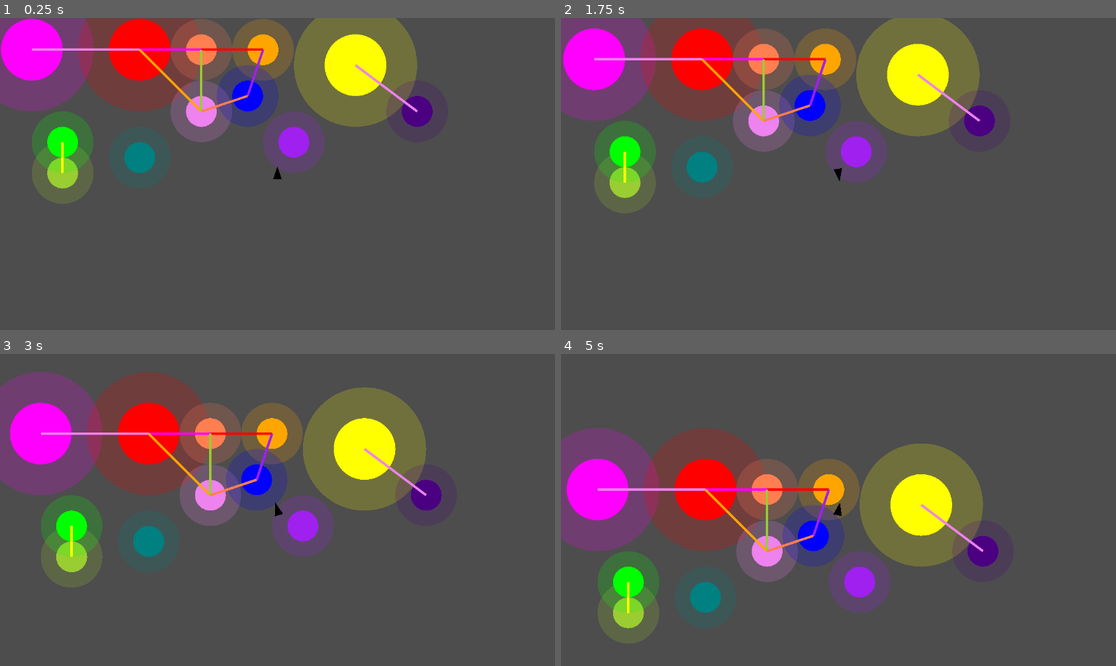
Above: before the commit, frames 1-4 (two rows, left to right).
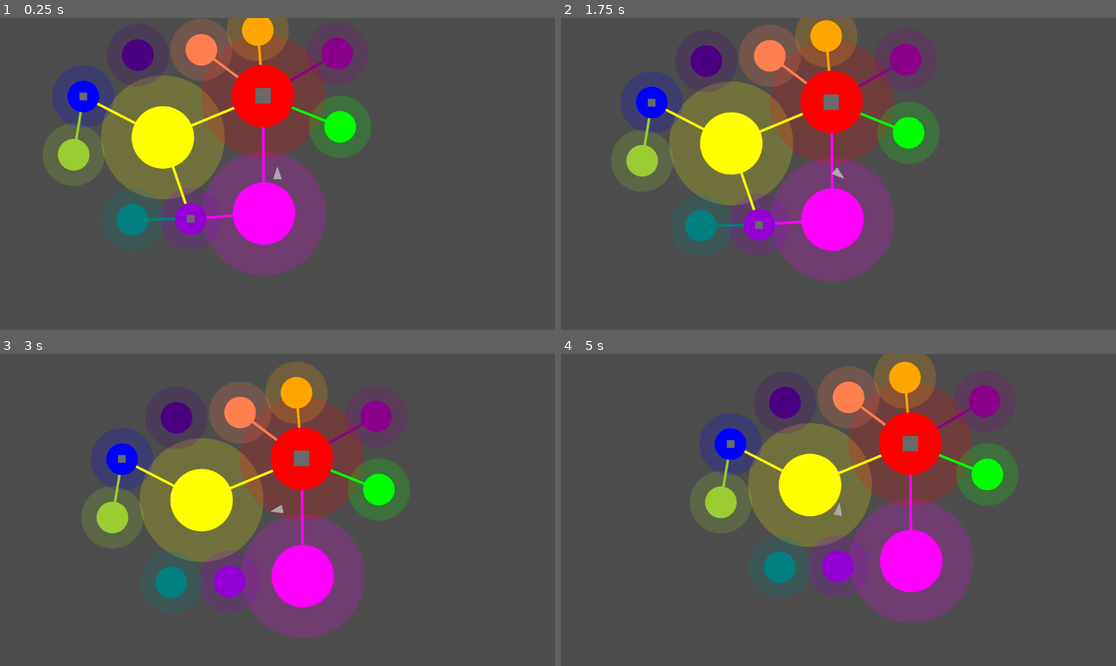
Above: after the commit, the same moments.

Repository: mchannell/harmonices-mundi
Game: Godot game, scene res://test_level.tscn
Same seed, same stepped clock (60 frames per second), same inputs: the game is played once before the commit and once after it.
Inputs:
- Up to frame 1 (0.25 s): no input
- Up to frame 2 (1.75 s): tap Enter at 0.5 s; hold Right (turn_right) 0.53-1.28 s; hold Keypad 1 (a) 0.53-1.28 s; tap Keypad 3 (b) at 0.8, 1.35 s; hold S (move_back) from 1.28 s (still down); tap Keypad 4 (c) at 1.55 s
- Up to frame 3 (3 s): release S (move_back) at 2.03 s; hold Right (turn_right) 2.03-2.78 s; hold Keypad 4 (c) 2.03-2.78 s; tap Keypad 6 (d) at 2.3, 2.85 s; hold W (move_forward) from 2.78 s (still down)
- Up to frame 4 (5 s): tap Keypad 8 (e) at 3.05 s; release W (move_forward) at 3.53 s; hold Keypad 8 (e) 3.53-4.28 s; hold Left (turn_left) from 3.53 s (still down); tap Keypad 7 (eb) at 3.8, 4.35 s; tap Keypad 9 (f) at 4.55 s

The runs differ from the first frame. In frame 1, 42% of the frame differs, in the area x 0-78%, y 0-83%; in frame 2, 43%; in frame 3, 45%, in the area x 0-80%, y 2-92%; in frame 4, 44%.

Commit message:
changed strings so that first parent determines if active and second determines pitch

Diff:
--- a/planet.gd
+++ b/planet.gd
@@ -3,16 +3,59 @@
 @export var radius: int
 @export var atmosphere_radius: int
 @export var root: Types.Pitch
+@export var is_active: bool
+@export var activation_sequence: Array[Types.Pitch]
+var activation_sequence_index: int = 0
+var planet_container
+var atmosphere_container
+var rect_container
 
 func _draw() -> void:
-	global_position = global_position.snapped(Vector2(32,32))
+	#global_position = global_position.snapped(Vector2(32,32))
+	z_index = 1
+	atmosphere_container = Node2D.new()
+	atmosphere_container.z_index = -1
+	planet_container = Node2D.new()
+	#planet_container.z_index = 1
 	var atmosphere_color = Types.pitch_to_color(root)
 	atmosphere_color.a = .2
-	draw_circle(Vector2.ZERO, atmosphere_radius, atmosphere_color)
-	draw_circle(Vector2(0,0), radius, Types.pitch_to_color(root))
+	#draw_circle(Vector2.ZERO, atmosphere_radius, atmosphere_color, true, -1.0, true)
+	draw_circle(Vector2.ZERO, radius, Types.pitch_to_color(root), true, -1.0, true)
+	planet_container.draw.connect(_draw_circle.bind(planet_container, Types.pitch_to_color(root), radius))
+	atmosphere_container.draw.connect(_draw_circle.bind(atmosphere_container, atmosphere_color, atmosphere_radius))
+	add_child(planet_container)
+	add_child(atmosphere_container)
 	get_node("StaticBody2D").get_node("CollisionShape2D").shape = CircleShape2D.new()
 	get_node("StaticBody2D").get_node("CollisionShape2D").shape.radius = radius
+	var rect = Rect2(-Vector2(radius/4, radius/4), Vector2(radius/2,radius/2))
+	rect_container = Node2D.new()
+	rect_container.draw.connect(_draw_rect.bind(rect_container, rect, Color.DIM_GRAY))
+	#rect_container.z_index = 2
+	add_child(rect_container)
 
 func _ready() -> void:
-	global_position = global_position.snapped(Vector2(32,32))
+	#global_position = global_position.snapped(Vector2(32,32))
 	add_to_group("Planets")
+
+func _draw_circle(node: Node2D, color: Color, radius: int) -> void:
+	node.draw_circle(Vector2.ZERO, radius, color, true, -1.0, true)
+
+func _draw_rect(node: Node2D, rect: Rect2, color: Color) -> void:
+	if is_active:
+		node.draw_rect(rect, color)
+
+func respond_to_sound(pitch: Types.Pitch) -> void:
+	if activation_sequence_index < activation_sequence.size() and activation_sequence[activation_sequence_index] != pitch:
+		activation_sequence_index = 0
+		return
+	if activation_sequence_index == activation_sequence.size() - 1:
+		is_active = !is_active
+		activation_sequence_index = 0
+		planet_container.queue_free()
+		atmosphere_container.queue_free()
+		rect_container.queue_free()
+		queue_redraw()
+		return
+	if activation_sequence_index < activation_sequence.size():
+		activation_sequence_index += 1
+		return
--- a/planet.tscn
+++ b/planet.tscn
@@ -3,10 +3,13 @@
 [ext_resource type="Script" uid="uid://ll3loo6416bg" path="res://planet.gd" id="1_1odxm"]
 
 [sub_resource type="CircleShape2D" id="CircleShape2D_1odxm"]
-radius = 32.0
+radius = 0.0
 
 [node name="Planet" type="Node2D"]
+z_index = 1
 script = ExtResource("1_1odxm")
+is_active = null
+activation_sequence = null
 
 [node name="StaticBody2D" type="StaticBody2D" parent="."]
 
--- a/shared_components.gd
+++ b/shared_components.gd
@@ -5,17 +5,17 @@
 
 func _ready():
 	audio_stream_player = get_node("AudioStreamPlayer")
-	stream_array.append(load("res://Sounds/Af_pure.wav"))
+	stream_array.append(load("res://Sounds/Ab_pure.wav"))
 	stream_array.append(load("res://Sounds/A_pure.wav"))
-	stream_array.append(load("res://Sounds/Bf_pure.wav"))
+	stream_array.append(load("res://Sounds/Bb_pure.wav"))
 	stream_array.append(load("res://Sounds/B_pure.wav"))
 	stream_array.append(load("res://Sounds/C_pure.wav"))
-	stream_array.append(load("res://Sounds/Df_pure.wav"))
+	stream_array.append(load("res://Sounds/Db_pure.wav"))
 	stream_array.append(load("res://Sounds/D_pure.wav"))
-	stream_array.append(load("res://Sounds/Ef_pure.wav"))
+	stream_array.append(load("res://Sounds/Eb_pure.wav"))
 	stream_array.append(load("res://Sounds/E_pure.wav"))
 	stream_array.append(load("res://Sounds/F_pure.wav"))
-	stream_array.append(load("res://Sounds/Gf_pure.wav"))
+	stream_array.append(load("res://Sounds/Gb_pure.wav"))
 	stream_array.append(load("res://Sounds/G_pure.wav"))
 
 func _input(event: InputEvent) -> void:
--- a/ship.gd
+++ b/ship.gd
@@ -2,14 +2,15 @@
 
 const ACCELERATION = 500
 const MAX_SPEED = 10000
-const TURN_SPEED = 4
+const TURN_SPEED = 3
 
 func _ready() -> void:
+	z_index = 1
 	add_to_group("Ship")
 
 func _draw() -> void:
 	var triangle: PackedVector2Array = PackedVector2Array([Vector2(0,-16),Vector2(9,11),Vector2(-9,11)])
-	draw_colored_polygon(triangle, Color.BLACK)
+	draw_colored_polygon(triangle, Color.DARK_GRAY)
 	get_node("CollisionPolygon2D").polygon = triangle
 
 func _process(delta: float) -> void:
--- a/string.gd
+++ b/string.gd
@@ -16,13 +16,14 @@
 	area.body_entered.connect(_on_area_2d_body_entered)
 
 func _draw() -> void:
-	draw_line(planet1.position, planet2.position, Types.pitch_to_color(root), 5)
+	draw_line(planet1.position, planet2.position, Types.pitch_to_color(root), 4, true)
 
 func _process(delta: float) -> void:
 	pass
 
-
 func _on_area_2d_body_entered(body: Node2D) -> void:
-	print_debug("yes")
 	if body.is_in_group("Ship"):
 		get_parent().get_node("SharedComponents").play_pitch(root)
+		play_sound.emit(self)
+
+signal play_sound(music_string: MusicString)
--- a/string_orchestrator.gd
+++ b/string_orchestrator.gd
@@ -8,17 +8,48 @@
 	planets = get_tree().get_nodes_in_group("Planets")
 	#string_scene = preload("res://string.tscn")
 	for i in planets.size():
-		for j in range(i+1,planets.size()):
-			if planets[j].atmosphere_radius + planets[i].atmosphere_radius >= planets[i].position.distance_to(planets[j].position):
-				create_string(planets[i],planets[j])
+		print_debug(i)
+		if planets[i].is_active:
+			print_debug("cool")
+			for j in planets.size():
+				if i != j and planets[j].atmosphere_radius + planets[i].atmosphere_radius >= planets[i].position.distance_to(planets[j].position):
+					create_string(planets[i],planets[j])
+		#for j in range(i+1,planets.size()):
+			#if planets[j].atmosphere_radius + planets[i].atmosphere_radius >= planets[i].position.distance_to(planets[j].position):
+				#create_string(planets[i],planets[j])
 
 func create_string(planet1, planet2) -> void:
+	#if planet2.radius > planet1.radius:
+		#var temp_planet = planet1
+		#planet1 = planet2
+		#planet2 = temp_planet
 	var new_string = MusicString.new()
-	print_debug(planet1.root)
-	print_debug(planet2.root)
-	print_debug(((2*planet1.root - planet2.root + 12) % 12))
-	new_string.root = (2*planet1.root - planet2.root + 12) % 12
-	print_debug("here good ", new_string.root)
+	new_string.play_sound.connect(ping_planets.bind())
+	#print_debug(planet1.root)
+	#print_debug(planet2.root)
+	#print_debug(((2*planet1.root - planet2.root + 12) % 12))
+	#new_string.root = floor((planet1.root + planet2.root) / 2)
+	#new_string.root = (2*planet1.root - planet2.root + 12) % 12
+	#print_debug("here good ", new_string.root)
+	new_string.root = planet2.root
 	new_string.planet1 = planet1
 	new_string.planet2 = planet2
+	strings.append(new_string)
 	get_parent().add_child.call_deferred(new_string)
+
+func ping_planets(music_string: MusicString):
+	for planet in planets:
+		var is_active_temp = planet.is_active
+		planet.respond_to_sound(music_string.root)
+		if planet.is_active != is_active_temp:
+			var strings_temp = strings.duplicate()
+			if !planet.is_active:
+				for m_str in strings_temp:
+					if m_str.planet1 == planet:
+						strings.erase(m_str)
+						m_str.queue_free()
+			else:
+				for planet2 in planets:
+					if planet2 != planet and planet2.atmosphere_radius + planet.atmosphere_radius >= planet.position.distance_to(planet2.position):
+						create_string(planet,planet2)
+	pass
--- a/test_level.tscn
+++ b/test_level.tscn
@@ -8,75 +8,90 @@
 [node name="Node2D" type="Node2D"]
 
 [node name="Planet" parent="." instance=ExtResource("2_1c2mv")]
-position = Vector2(736, 96)
+position = Vector2(336, 246)
 radius = 64
 atmosphere_radius = 128
 root = 4
+activation_sequence = Array[int]([5])
 
 [node name="Planet2" parent="." instance=ExtResource("2_1c2mv")]
-position = Vector2(64, 64)
+position = Vector2(546, 404)
 radius = 64
 atmosphere_radius = 128
+activation_sequence = Array[int]([8])
 
 [node name="Planet3" parent="." instance=ExtResource("2_1c2mv")]
-position = Vector2(288, 64)
+position = Vector2(544, 160)
 radius = 64
 atmosphere_radius = 128
 root = 1
+is_active = true
+activation_sequence = Array[int]([4])
 
 [node name="Planet4" parent="." instance=ExtResource("2_1c2mv")]
 position = Vector2(416, 64)
 radius = 32
 atmosphere_radius = 64
 root = 2
+activation_sequence = null
 
 [node name="Planet5" parent="." instance=ExtResource("2_1c2mv")]
-position = Vector2(544, 64)
+position = Vector2(533, 23)
 radius = 32
 atmosphere_radius = 64
 root = 3
+activation_sequence = null
 
 [node name="Planet6" parent="." instance=ExtResource("2_1c2mv")]
-position = Vector2(128, 320)
+position = Vector2(151, 282)
 radius = 32
 atmosphere_radius = 64
 root = 5
+activation_sequence = null
 
 [node name="Planet7" parent="." instance=ExtResource("2_1c2mv")]
-position = Vector2(416, 192)
+position = Vector2(698, 72)
 radius = 32
 atmosphere_radius = 64
 root = 11
+activation_sequence = null
 
 [node name="Planet8" parent="." instance=ExtResource("2_1c2mv")]
-position = Vector2(608, 256)
+position = Vector2(394, 415)
 radius = 32
 atmosphere_radius = 64
 root = 10
+is_active = true
+activation_sequence = Array[int]([0])
 
 [node name="Planet9" parent="." instance=ExtResource("2_1c2mv")]
-position = Vector2(864, 192)
+position = Vector2(284, 75)
 radius = 32
 atmosphere_radius = 64
 root = 9
+activation_sequence = null
 
 [node name="Planet10" parent="." instance=ExtResource("2_1c2mv")]
-position = Vector2(512, 160)
+position = Vector2(171, 161)
 radius = 32
 atmosphere_radius = 64
 root = 8
+is_active = true
+activation_sequence = null
 
 [node name="Planet11" parent="." instance=ExtResource("2_1c2mv")]
-position = Vector2(288, 288)
+position = Vector2(273, 417)
 radius = 32
 atmosphere_radius = 64
 root = 7
+activation_sequence = null
 
 [node name="Planet12" parent="." instance=ExtResource("2_1c2mv")]
-position = Vector2(128, 256)
+position = Vector2(704, 224)
 radius = 32
 atmosphere_radius = 64
 root = 6
+activation_sequence = null
 
 [node name="StringOrchestrator" parent="." instance=ExtResource("3_f7g2b")]
 
--- /dev/null
+++ b/test_level2.tscn
@@ -0,0 +1,223 @@
+[gd_scene load_steps=5 format=3 uid="uid://dvhf6kma8fhug"]
+
+[ext_resource type="PackedScene" uid="uid://hmw5pgdasqhi" path="res://planet.tscn" id="1_ycpd1"]
+[ext_resource type="PackedScene" uid="uid://c2wtydfkmjrf4" path="res://string_orchestrator.tscn" id="2_x2dom"]
+[ext_resource type="PackedScene" uid="uid://bj4t65uqxhpet" path="res://ship.tscn" id="3_k1oaq"]
+[ext_resource type="PackedScene" uid="uid://cu3ccv4tacph0" path="res://shared_components.tscn" id="4_h2jsw"]
+
+[node name="Node2D" type="Node2D"]
+
+[node name="Planet" parent="." instance=ExtResource("1_ycpd1")]
+position = Vector2(1035, 287)
+radius = 16
+atmosphere_radius = 32
+root = 4
+is_active = null
+activation_sequence = null
+
+[node name="Planet2" parent="." instance=ExtResource("1_ycpd1")]
+position = Vector2(1033, 711)
+radius = 16
+atmosphere_radius = 32
+is_active = null
+activation_sequence = null
+
+[node name="Planet3" parent="." instance=ExtResource("1_ycpd1")]
+position = Vector2(1032, 112)
+radius = 24
+atmosphere_radius = 48
+root = 1
+is_active = null
+activation_sequence = null
+
+[node name="Planet4" parent="." instance=ExtResource("1_ycpd1")]
+position = Vector2(1031, 170)
+radius = 16
+atmosphere_radius = 32
+root = 2
+is_active = null
+activation_sequence = null
+
+[node name="Planet5" parent="." instance=ExtResource("1_ycpd1")]
+position = Vector2(1034, 227)
+radius = 24
+atmosphere_radius = 48
+root = 3
+is_active = null
+activation_sequence = null
+
+[node name="Planet6" parent="." instance=ExtResource("1_ycpd1")]
+position = Vector2(1032, 341)
+radius = 24
+atmosphere_radius = 48
+root = 5
+is_active = null
+activation_sequence = null
+
+[node name="Planet7" parent="." instance=ExtResource("1_ycpd1")]
+position = Vector2(1032, 666)
+radius = 24
+atmosphere_radius = 48
+root = 11
+is_active = null
+activation_sequence = null
+
+[node name="Planet8" parent="." instance=ExtResource("1_ycpd1")]
+position = Vector2(1031, 614)
+radius = 16
+atmosphere_radius = 32
+root = 10
+is_active = null
+activation_sequence = null
+
+[node name="Planet9" parent="." instance=ExtResource("1_ycpd1")]
+position = Vector2(1036, 560)
+radius = 24
+atmosphere_radius = 48
+root = 9
+is_active = null
+activation_sequence = null
+
+[node name="Planet10" parent="." instance=ExtResource("1_ycpd1")]
+position = Vector2(1030, 509)
+radius = 16
+atmosphere_radius = 32
+root = 8
+is_active = null
+activation_sequence = null
+
+[node name="Planet11" parent="." instance=ExtResource("1_ycpd1")]
+position = Vector2(1031, 451)
+radius = 24
+atmosphere_radius = 48
+root = 7
+is_active = null
+activation_sequence = null
+
+[node name="Planet12" parent="." instance=ExtResource("1_ycpd1")]
+position = Vector2(1031, 396)
+radius = 16
+atmosphere_radius = 32
+root = 6
+is_active = null
+activation_sequence = null
+
+[node name="Planet13" parent="." instance=ExtResource("1_ycpd1")]
+position = Vector2(1093, 289)
+radius = 24
+atmosphere_radius = 48
+root = 4
+is_active = null
+activation_sequence = null
+
+[node name="Planet14" parent="." instance=ExtResource("1_ycpd1")]
+position = Vector2(1095, 710)
+radius = 24
+atmosphere_radius = 48
+is_active = null
+activation_sequence = null
+
+[node name="Planet15" parent="." instance=ExtResource("1_ycpd1")]
+position = Vector2(1094, 111)
+radius = 16
+atmosphere_radius = 32
+root = 1
+is_active = null
+activation_sequence = null
+
+[node name="Planet16" parent="." instance=ExtResource("1_ycpd1")]
+position = Vector2(1089, 172)
+radius = 24
+atmosphere_radius = 48
+root = 2
+is_active = null
+activation_sequence = null
+
+[node name="Planet17" parent="." instance=ExtResource("1_ycpd1")]
+position = Vector2(1092, 229)
+radius = 16
+atmosphere_radius = 32
+root = 3
+is_active = null
+activation_sequence = null
+
+[node name="Planet18" parent="." instance=ExtResource("1_ycpd1")]
+position = Vector2(1091, 344)
+radius = 16
+atmosphere_radius = 32
+root = 5
+is_active = null
+activation_sequence = null
+
+[node name="Planet19" parent="." instance=ExtResource("1_ycpd1")]
+position = Vector2(1094, 665)
+radius = 16
+atmosphere_radius = 32
+root = 11
+is_active = null
+activation_sequence = null
+
+[node name="Planet20" parent="." instance=ExtResource("1_ycpd1")]
+position = Vector2(1093, 615)
+radius = 24
+atmosphere_radius = 48
+root = 10
+is_active = null
+activation_sequence = null
+
+[node name="Planet21" parent="." instance=ExtResource("1_ycpd1")]
+position = Vector2(1096, 558)
+radius = 16
+atmosphere_radius = 32
+root = 9
+is_active = null
+activation_sequence = null
+
+[node name="Planet22" parent="." instance=ExtResource("1_ycpd1")]
+position = Vector2(1093, 508)
+radius = 24
+atmosphere_radius = 48
+root = 8
+is_active = null
+activation_sequence = null
+
+[node name="Planet23" parent="." instance=ExtResource("1_ycpd1")]
+position = Vector2(1092, 451)
+radius = 16
+atmosphere_radius = 32
+root = 7
+is_active = null
+activation_sequence = null
+
+[node name="Planet24" parent="." instance=ExtResource("1_ycpd1")]
+position = Vector2(1093, 397)
+radius = 24
+atmosphere_radius = 48
+root = 6
+is_active = null
+activation_sequence = null
+
+[node name="Planet25" parent="." instance=ExtResource("1_ycpd1")]
+position = Vector2(1032, 764)
+radius = 24
+atmosphere_radius = 48
+root = 1
+is_active = null
+activation_sequence = null
+
+[node name="Planet26" parent="." instance=ExtResource("1_ycpd1")]
+position = Vector2(1094, 763)
+radius = 16
+atmosphere_radius = 32
+root = 1
+is_active = null
+activation_sequence = null
+
+[node name="StringOrchestrator" parent="." instance=ExtResource("2_x2dom")]
+position = Vector2(2, 0)
+
+[node name="Ship" parent="." instance=ExtResource("3_k1oaq")]
+position = Vector2(576, 322)
+
+[node name="SharedComponents" parent="." instance=ExtResource("4_h2jsw")]
+position = Vector2(2, 0)
--- /dev/null
+++ b/test_level3.tscn
@@ -0,0 +1,49 @@
+[gd_scene load_steps=5 format=3 uid="uid://bavar2tq5vm3w"]
+
+[ext_resource type="PackedScene" uid="uid://hmw5pgdasqhi" path="res://planet.tscn" id="1_ipipv"]
+[ext_resource type="PackedScene" uid="uid://c2wtydfkmjrf4" path="res://string_orchestrator.tscn" id="2_cko5g"]
+[ext_resource type="PackedScene" uid="uid://bj4t65uqxhpet" path="res://ship.tscn" id="3_hgxc0"]
+[ext_resource type="PackedScene" uid="uid://cu3ccv4tacph0" path="res://shared_components.tscn" id="4_6ra2q"]
+
+[node name="Node2D" type="Node2D"]
+
+[node name="Planet3" parent="." instance=ExtResource("1_ipipv")]
+position = Vector2(654, 99)
+radius = 128
+atmosphere_radius = 256
+root = 1
+is_active = null
+activation_sequence = null
+
+[node name="Planet22" parent="." instance=ExtResource("1_ipipv")]
+position = Vector2(215, 348)
+radius = 128
+atmosphere_radius = 256
+root = 10
+is_active = null
+activation_sequence = null
+
+[node name="Planet13" parent="." instance=ExtResource("1_ipipv")]
+position = Vector2(652, 609)
+radius = 128
+atmosphere_radius = 256
+root = 4
+is_active = null
+activation_sequence = null
+
+[node name="Planet20" parent="." instance=ExtResource("1_ipipv")]
+position = Vector2(498, 357)
+radius = 64
+atmosphere_radius = 128
+root = 7
+is_active = null
+activation_sequence = null
+
+[node name="StringOrchestrator" parent="." instance=ExtResource("2_cko5g")]
+position = Vector2(2, 0)
+
+[node name="Ship" parent="." instance=ExtResource("3_hgxc0")]
+position = Vector2(576, 322)
+
+[node name="SharedComponents" parent="." instance=ExtResource("4_6ra2q")]
+position = Vector2(2, 0)
--- a/types.gd
+++ b/types.gd
@@ -5,31 +5,39 @@
 static func pitch_to_color(pitch: Pitch) -> Color:
 	match pitch:
 		Pitch.Ab:
+			#return Color.INDIGO
 			return Color.MAGENTA
 		Pitch.A:
+			#return Color.YELLOW
 			return Color.RED
 		Pitch.Bb:
+			#return Color.DARK_MAGENTA
 			return Color.CORAL
 		Pitch.B:
+			#return Color.GREEN
 			return Color.ORANGE
 		Pitch.C:
+			#return Color.RED
 			return Color.YELLOW
 		Pitch.Db:
+			#return Color.BLUE
 			return Color.YELLOW_GREEN
 		Pitch.D:
+			#return Color.ORANGE
 			return Color.GREEN
 		Pitch.Eb:
+			#return Color.DARK_VIOLET
 			return Color.TEAL
 		Pitch.E:
+			#return Color.YELLOW_GREEN
 			return Color.BLUE
 		Pitch.F:
+			#return Color.MAGENTA
 			return Color.INDIGO
 		Pitch.Gb:
-			return Color.PURPLE
+			#return Color.TEAL
+			return Color.DARK_VIOLET
 		Pitch.G:
-			return Color.VIOLET
+			#return Color.CORAL
+			return Color.DARK_MAGENTA
 	return Color.WHITE
-
-static func pitch_to_sound(pitch: Pitch) -> void:
-
-	pass
Not shown, changed: Sounds/Ab_pure.wav.import
Not shown, changed: Sounds/Bb_pure.wav.import
Not shown, changed: Sounds/Db_pure.wav.import
Not shown, changed: Sounds/Eb_pure.wav.import
Not shown, changed: Sounds/Gb_pure.wav.import
Not shown, added: Sounds/Ab_pure.wav
Not shown, added: Sounds/Bb_pure.wav
Not shown, added: Sounds/Db_pure.wav
Not shown, added: Sounds/Eb_pure.wav
Not shown, added: Sounds/Gb_pure.wav
